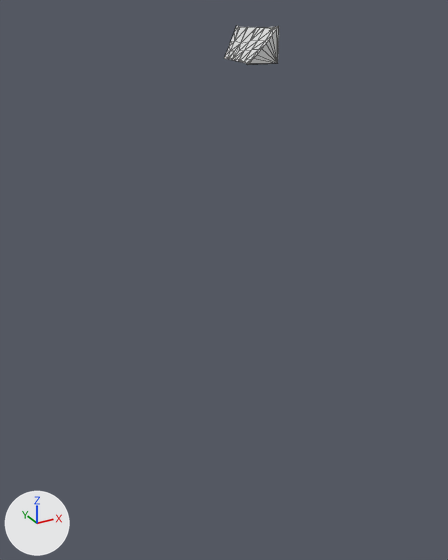
A saved change to the glTF model assets/terrain/surface_pieces/surf_30_8.glb.
The view is the same before and after, from a 50 mm camera at (23.2, 32.1, -16.9) aimed at (43.0, 68.0, -34.9). Arrows for +X, +Y and +Z are at lower left; the lights stay in place. The picture after the commit comes second. Mesh edges are drawn as thin lines. Where no turn or scale is listed for an object, it has been applied to the vertices.

The scene before the commit, as lines of its bpy script (objects in view):
```python
me_geometry_0 = bpy.data.meshes.new('geometry_0')
me_geometry_0.from_pydata(...)  # 60 vertices, 116 faces; spans x 42.91..45.0, y 65.0..70.0, z -20.0..-17.92
ob_geometry_0 = bpy.data.objects.new('geometry_0', me_geometry_0)
ob_geometry_0.location = (0.0, 0.0, 0.0)
```
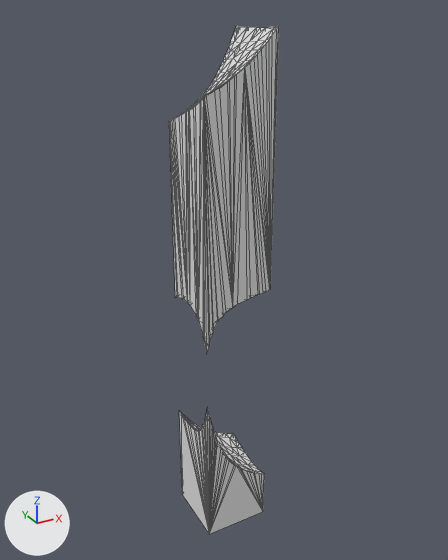
Changed parts and their boxes (x1, y1, x2, y2) in the pictures (448 x 560 px):
```json
{"object": "geometry_0", "change": "reshaped", "before": [224, 26, 279, 65], "after": [169, 26, 279, 534], "on screen": "98% wider, 1172% taller"}
{"part": 1, "of": "me_geometry_0", "change": "added", "after": [179, 407, 264, 534]}
{"part": 2, "of": "me_geometry_0", "change": "built on", "before": [224, 29, 279, 65], "after": [169, 29, 279, 352]}
```

The change, as JSON lines over the scene's bpy script:
```json
{"block": "me_geometry_0", "where": "# used by ob_geometry_0; location = (0.0, 0.0, 0.0)"}
{"op": "remove", "block": "me_geometry_0", "code": "me_geometry_0.from_pydata(...)  # 60 vertices, 116 faces; spans x 42.91..45.0, y 65.0..70.0, z -20.0..-17.92"}
{"op": "add", "block": "me_geometry_0", "code": "me_geometry_0.from_pydata(...)  # 347 vertices, 686 faces; spans x 40.0..45.0, y 65.0..70.0, z -55.0..-17.92"}
{"block": "me_geometry_0", "change": "me_geometry_0 part 1: a new loose piece of 132 vertices spanning x 40.0..45.0, y 65.0..70.0, z -55.0..-42.95"}
{"block": "me_geometry_0", "change": "me_geometry_0 part 2"}
{"block": "me_geometry_0", "change": "16 vertices are removed from x 42.91..45.0, y 65.0..70.0, z -20.0"}
{"block": "me_geometry_0", "change": "65 faces are deleted"}
{"block": "me_geometry_0", "change": "2 vertices move from x 43.27..43.45, y 65.8..66.43, z -20.0 to x 43.06..43.19, y 66.41..67.06, z -20.5..-20.41"}
{"block": "me_geometry_0", "change": "171 vertices are added at x 40.0..45.0, y 65.0..70.0, z -38.64..-20.04"}
{"block": "me_geometry_0", "change": "375 new faces join them"}
```
